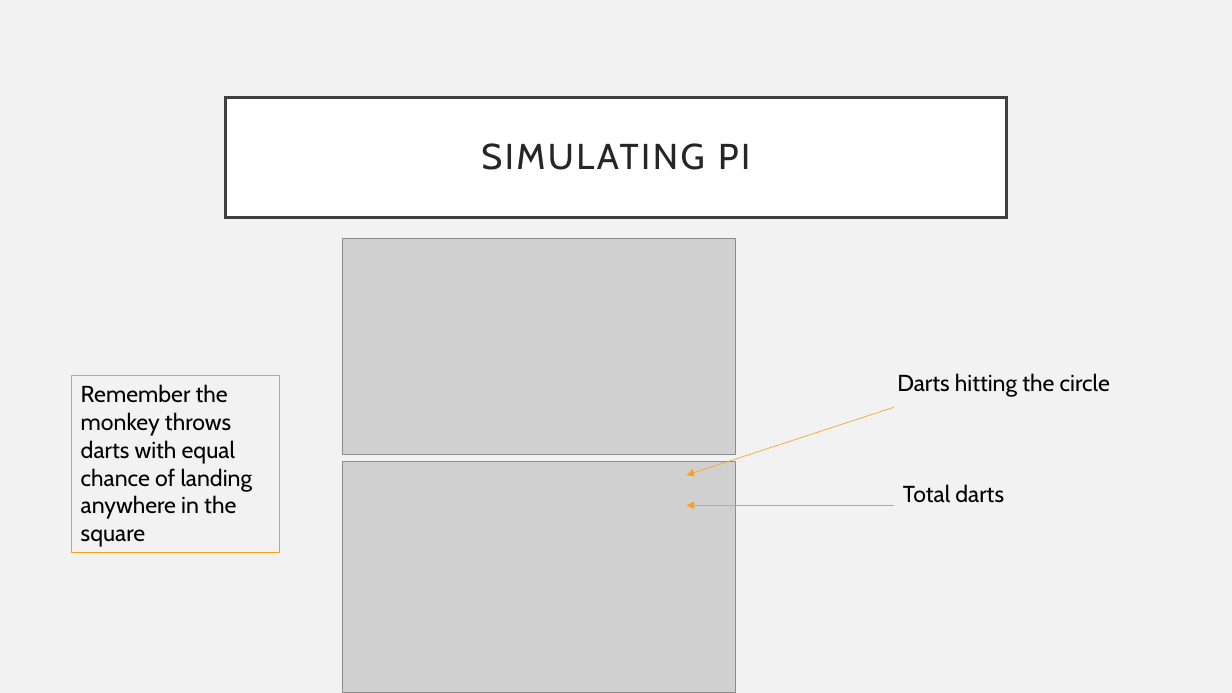
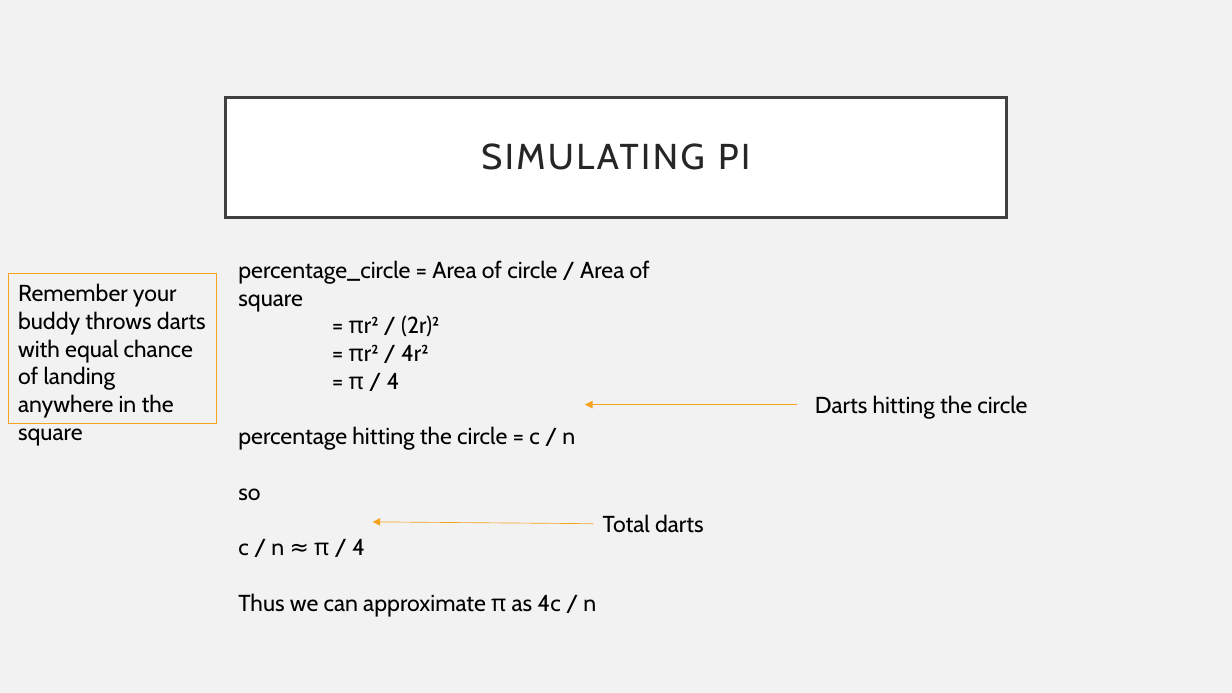
Before and after one commit to UPEI-CS/CS1910-Students, a slide deck: slide 24 of lectures/07-Repetitions/CS1910_Repetitions_Lecture.pptx (slide 26 before the commit). Drawn at 1232x693 pixels with LibreOffice and Linux fonts; fonts in the diff are those of the drawing; grey boxes stand for pictures. Boxes give left, top, right and bottom in pixels: in the first picture for what was removed or moved away, otherwise in the second. Text is boxed around its words. In the diff, an @@ line names an element or a change of style, - is before the commit and + after.

```diff
--- a/lectures/07-Repetitions/CS1910_Repetitions_Lecture.pptx
+++ b/lectures/07-Repetitions/CS1910_Repetitions_Lecture.pptx
@@ picture removed at [342,238,735,456] @@
@@ text added at [238,260,650,617], 18 pt, text #000000 @@
+percentage_circle = Area of circle / Area of square
+= πr² / (2r)²
+= πr² / 4r²
+= π / 4
+percentage hitting the circle = c / n
+so
+c / n ≈ π / 4
+Thus we can approximate π as 4c / n
@@ rectangle "Remember your buddy throws darts ...": place and size @@
-rectangle "Remember your buddy throws darts ..." at [72,375,279,553]
+rectangle "Remember your buddy throws darts ..." at [9,274,216,424]
@@ text in rectangle at [18,283,206,418]: text changed @@
-Remember the monkey throws darts with equal chance of landing anywhere in the square
+Remember your buddy throws darts with equal chance of landing anywhere in the square
@@ text "Darts hitting the circle": place and size @@
-text "Darts hitting the circle" at [897,373,1110,397]
+text "Darts hitting the circle" at [815,395,1027,419]
@@ arrow moved from (894, 408) - (687, 475) to (797, 405) - (585, 405) @@
@@ picture removed at [342,462,735,693] @@
@@ text "Total darts": place and size @@
-text "Total darts" at [903,484,1004,503]
+text "Total darts" at [603,514,704,533]
@@ arrow moved from (894, 506) - (687, 506) to (593, 524) - (372, 522) @@
```
Also in this commit, not shown: 3 other slides changed, 2 slides removed, 1 other file.
